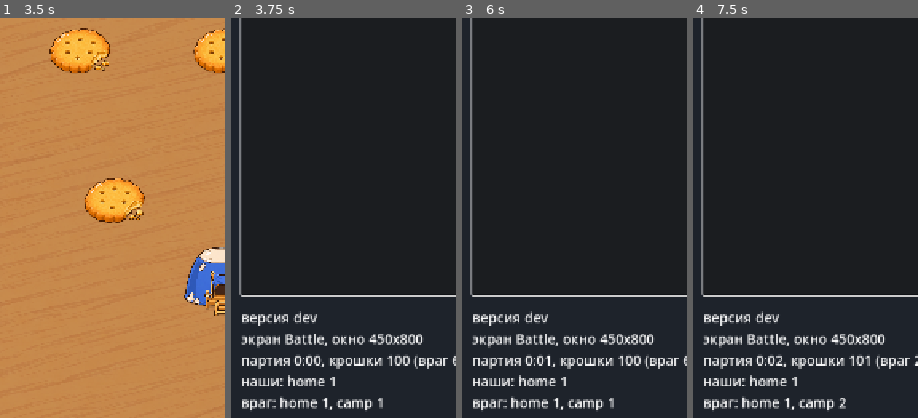
Above: before the commit, frames 1-4 (left to right).
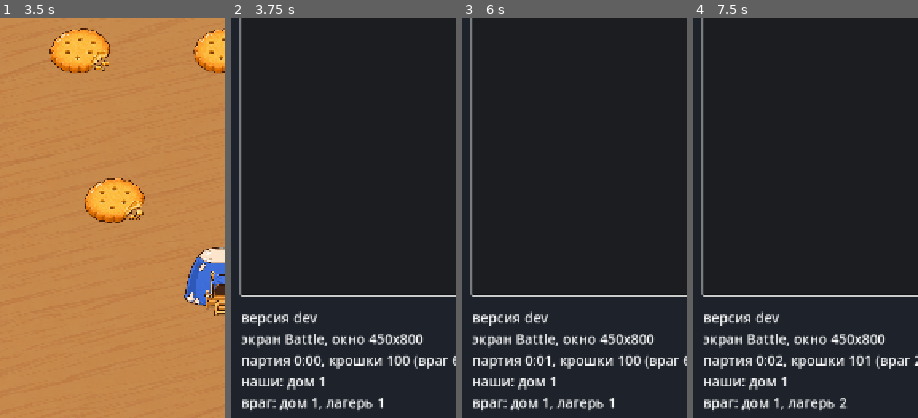
Above: after the commit, the same moments.

Repository: fishert2812/strategy-2d
Game: Godot game, scene res://scenes/main.tscn
Same seed, same stepped clock (60 frames per second), same inputs: the game is played once before the commit and once after it.
Inputs (mouse positions are % of the whole screen's width and height, from its top left):
- Up to frame 1 (3.5 s): click "Репорт" at 0.5 s; click (50, 44) at 1.27 s; type "Alex" at 1.35 s; click "Отправить" at 2 s; click "Играть" at 2.75 s
- Up to frame 2 (3.75 s): click "Репорт" at 3.5 s
- Up to frame 3 (6 s): click (50, 40) at 4.27 s; type "Alex" at 4.35 s; click "Отправить" at 5 s; click "Репорт" at 5.75 s
- Up to frame 4 (7.5 s): click "Закрыть" at 6.5 s; click "Репорт" at 7.25 s
The pictures show only the part of the screen within x 0-50%, y 38-88%; the shares and areas given below are measured in that part.

Frame 1 is identical in both runs. In frame 2, 1.1% of the frame differs, in the area x 21-68%, y 89-98%; in frame 3, 1.1%; in frame 4, 1.1%.

Commit message:
Репорт: постройки по-русски в приписке
Co-Authored-By: Claude Opus 5.5 <noreply@anthropic.com>
Claude-Session: https://claude.ai/code/session_019VbyzEsMe95FEU27GGRQUT

Diff:
--- a/data/report.json
+++ b/data/report.json
@@ -3,5 +3,10 @@
   "issue_url": "https://github.com/fishert2812/strategy-2d/issues/new",
   "label": "feedback",
   "max_url": 7500,
-  "title_chars": 60
+  "title_chars": 60,
+  "names": {
+    "home": "дом",
+    "camp": "лагерь",
+    "barracks": "казарма"
+  }
 }
--- a/scripts/report.gd
+++ b/scripts/report.gd
@@ -63,7 +63,7 @@
 			for b in sim.buildings:
 				if b.side == side:
 					count[b.kind] = count.get(b.kind, 0) + 1
-			lines.append(("наши: " if side == Sim.PLAYER else "враг: ") + ", ".join(count.keys().map(func(k): return "%s %d" % [k, count[k]])))
+			lines.append(("наши: " if side == Sim.PLAYER else "враг: ") + ", ".join(count.keys().map(func(k): return "%s %d" % [cfg.names.get(k, k), count[k]])))
 	lines.append(Time.get_datetime_string_from_system(false, true))
 	return "\n".join(lines)
 
--- a/tests/test_report.gd
+++ b/tests/test_report.gd
@@ -81,7 +81,7 @@
 	var long: Dictionary = report.compose("очень длинный надиктованный разбор ".repeat(400), about)
 	var cfg: Dictionary = report.cfg
 	_done(battle)
-	for need in [Version.sha(), "Battle", "крошки", "наши: home 1"]:
+	for need in [Version.sha(), "Battle", "крошки", "наши: дом 1"]:
 		if not need in about:
 			return "в приписке нет «%s»: %s" % [need, about]
 	if not short.url.begins_with(cfg.issue_url + "?labels=feedback&title="):
